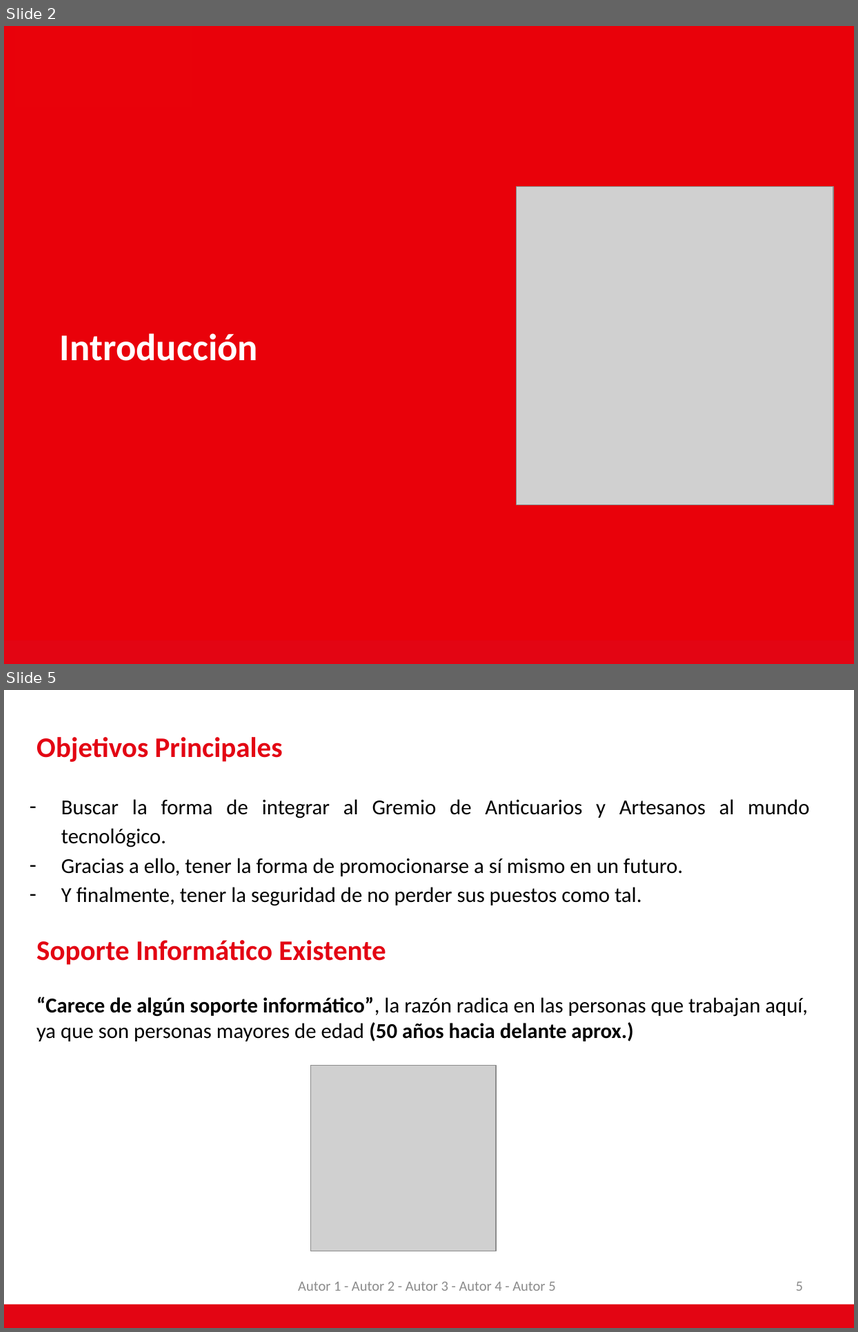
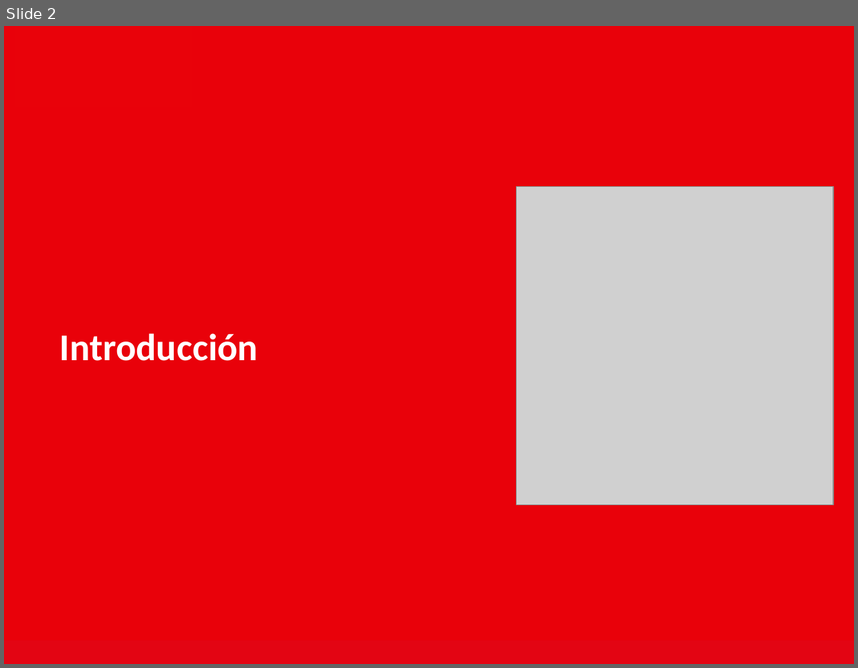
Before and after one commit to AdNNNN/inacap.2019, a slide deck: trabajos.inacap.2019/Seguridad y auditoria informática/Unidad 3/Planilla Editable.pptx. Shown one above the other, each under a label of ours: slides 2 and 5 before the commit, slide 2 after it; the slides between them are not shown. The pictures are 858x1332 and 858x668 pixels, drawn with LibreOffice and Linux fonts; fonts in the diff are those of the drawing; grey boxes stand for pictures; background and template pictures are left out. Boxes give left, top, right and bottom in pixels: in the first picture for what was removed or moved away, otherwise in the second. Text is boxed around its words. In the diff, an @@ line names an element or a change of style, - is before the commit and + after.

```diff
--- a/trabajos.inacap.2019/Seguridad y auditoria informática/Unidad 3/Planilla Editable.pptx
+++ b/trabajos.inacap.2019/Seguridad y auditoria informática/Unidad 3/Planilla Editable.pptx
@@ slide 5 removed at <box>4,690,854,1328</box>, background #FFFFFF; not listed: 1 template element that a slide beside it also shows @@
@@ title removed at <box>36,737,283,762</box> @@
-Objetivos Principales
@@ text removed at <box>61,799,809,906</box> @@
-– Buscar la forma de integrar al Gremio de Anticuarios y Artesanos al mundo tecnológico.
-– Gracias a ello, tener la forma de promocionarse a sí mismo en un futuro.
-– Y finalmente, tener la seguridad de no perder sus puestos como tal.
@@ text removed at <box>36,940,386,965</box> @@
-Soporte Informático Existente
@@ text removed at <box>36,996,808,1041</box> @@
-“Carece de algún soporte informático”, la razón radica en las personas que trabajan aquí, ya que son personas mayores de edad (50 años hacia delante aprox.)
@@ picture removed at <box>311,1065,496,1250</box> @@
@@ text removed at <box>298,1281,555,1290</box> @@
-Autor 1 - Autor 2 - Autor 3 - Autor 4 - Autor 5
@@ page number removed at <box>796,1281,803,1290</box> @@
-5
```
Also in this commit, not shown: 3 slides changed, 10 slides added, 5 other slides removed, 12 other files.
